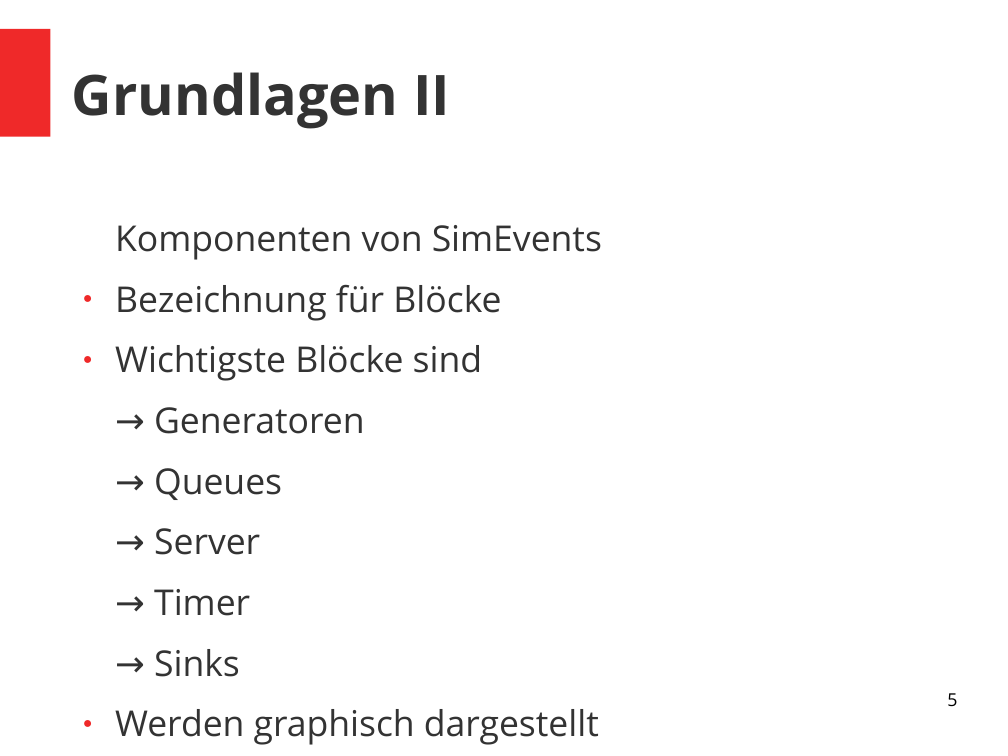
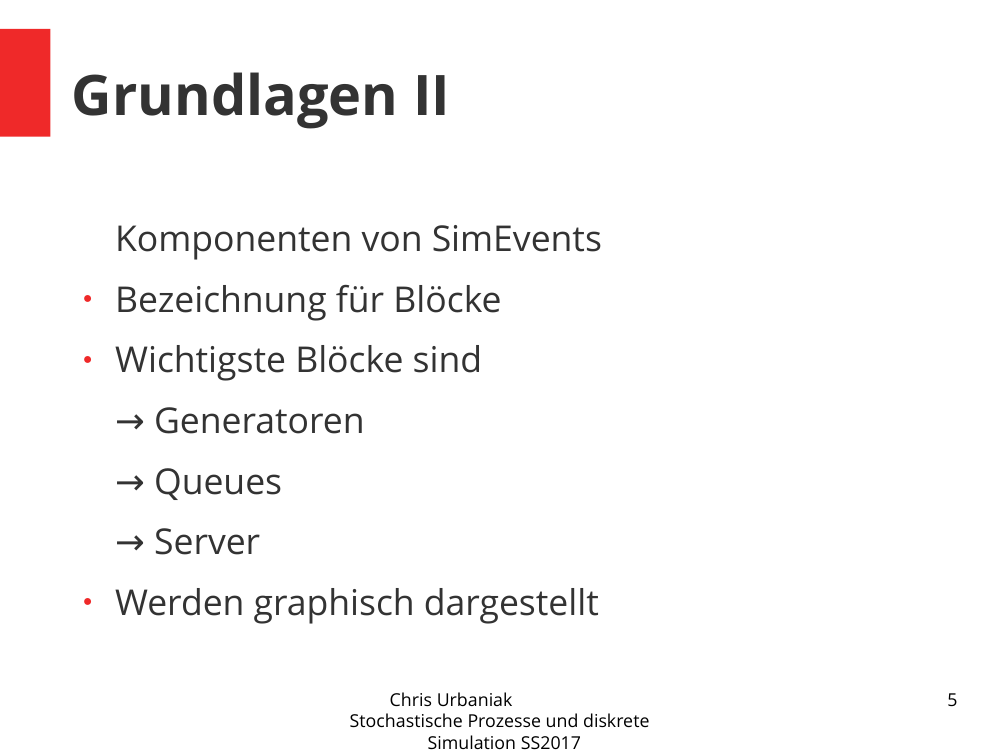
Before and after one commit to nouiteesator/seminar, a slide deck: slide 5 of Präsi.odp. Drawn at 1008x756 pixels with LibreOffice and Linux fonts; fonts in the diff are those of the drawing. Boxes give left, top, right and bottom in pixels: in the first picture for what was removed or moved away, otherwise in the second. Text is boxed around its words. In the diff, an @@ line names an element or a change of style, - is before the commit and + after.

```diff
--- a/Präsi.odp
+++ b/Präsi.odp
@@ text at <box>154,589,250,677</box>: paragraphs removed @@
-→ Timer
-→ Sinks
@@ text added at <box>350,692,649,749</box>, 14 pt, text #000000 @@
+Chris Urbaniak Stochastische Prozesse und diskrete Simulation SS2017
```
Also in this commit, not shown: 8 other slides changed, 15 slides added, 1 slide removed, 3 other files.
